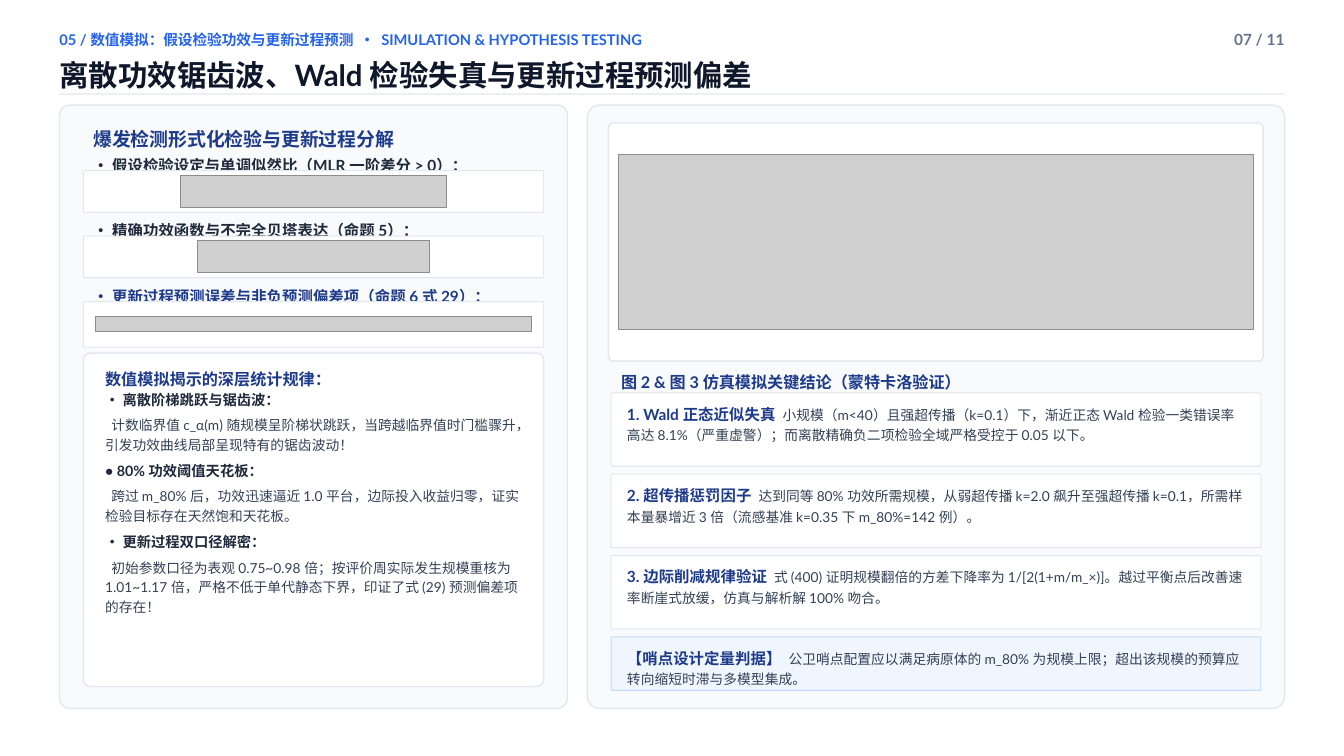
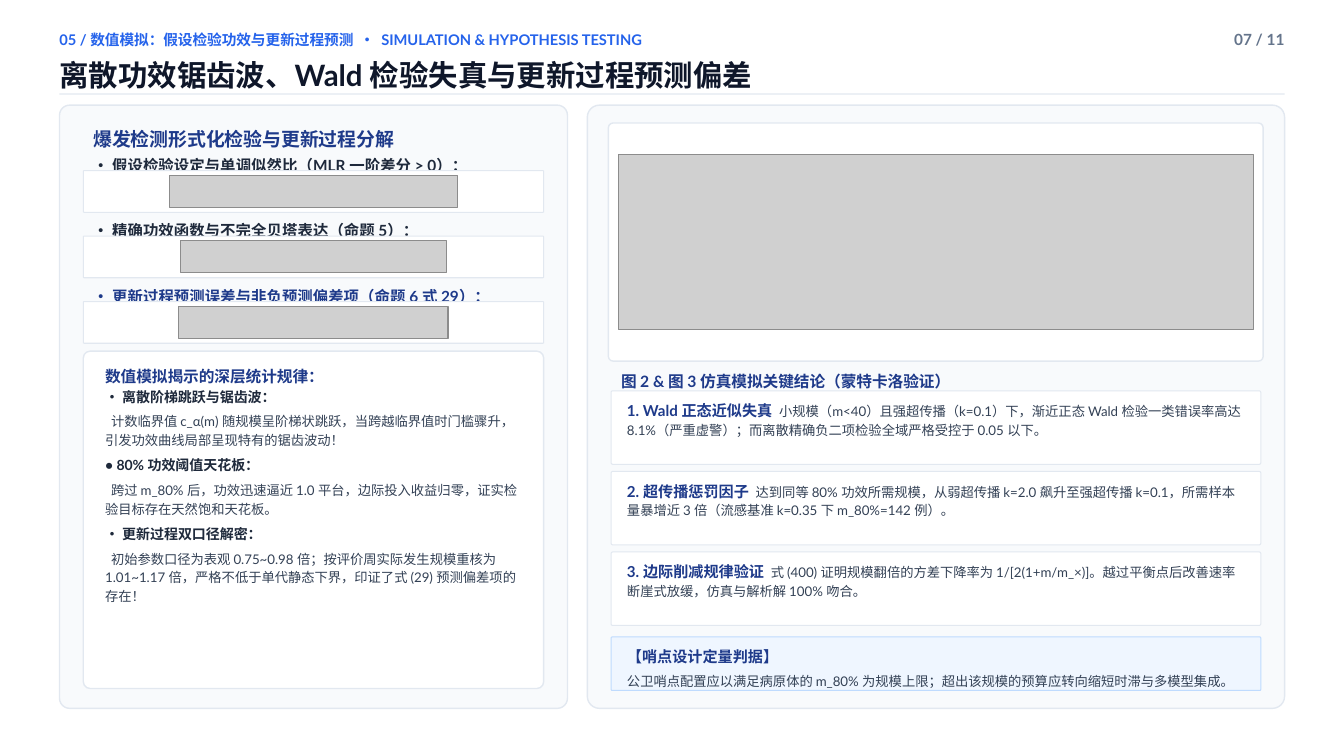
Before and after one commit to wangchi2068/case-count-inference-bottleneck, a slide deck: slide 7 of 学术答辩PPT_简约大气优化版.pptx. Drawn at 1344x756 pixels with LibreOffice and Linux fonts; fonts in the diff are those of the drawing; grey boxes stand for pictures. Boxes give left, top, right and bottom in pixels: in the first picture for what was removed or moved away, otherwise in the second. Text is boxed around its words. In the diff, an @@ line names an element or a change of style, - is before the commit and + after.

```diff
--- a/学术答辩PPT_简约大气优化版.pptx
+++ b/学术答辩PPT_简约大气优化版.pptx
@@ picture: place and size @@
-picture at (180, 175, 447, 208)
+picture at (169, 175, 458, 208)
@@ picture: place and size @@
-picture at (198, 241, 429, 273)
+picture at (180, 241, 446, 273)
@@ rounded rectangle: place and size @@
-rounded rectangle at (84, 301, 544, 347)
+rounded rectangle at (84, 301, 544, 343)
@@ picture: place and size @@
-picture at (95, 317, 531, 332)
+picture at (179, 307, 449, 339)
@@ text "数值模拟揭示的深层统计规律：" at (105, 368, 517, 602): size 11.5 to 11.2 pt in "数值模拟揭示的深层统计规律："; size 10.2 to 10 pt in "• 离散阶梯跳跃与锯齿波：", "• 80% 功效阈值天花板：", "• 更新过程双口径解密："; size 9.8 to 9.5 pt in "计数临界值 c_α(m) 随规模呈阶梯状跳跃，当跨越临界值时门槛骤升，引发功效曲线局部呈现特有的锯齿波动！", "跨过 m_80% 后，功效迅速逼近 1.0 平台，边际投入收益归零，证实检验目标存在天然饱和天花板。", "初始参数口径为表观 0.75~0.98 倍；按评价周实际发生规模重核为 1.01~1.17 倍，严格不低于单代静态下界， ..."; line spacing 1.2 to 1.18 @@
@@ text "图 2 & 图 3 ..." at (621, 371, 950, 392): size 11.5 to 11.2 pt @@
@@ text "1. Wald 正态近似失真 小规模（m<40）且强超传播（k=0.1）下，渐近正态 Wald ..." at (627, 403, 1241, 437): size 11 to 10.8 pt in "1. Wald 正态近似失真"; size 9.8 to 9.5 pt in "小规模（m<40）且强超传播（k=0.1）下，渐近正态 Wald 检验一类错误率高达 8.1%（严重虚警）；而离散精确负 ..."; line spacing 1.22 to 1.15 @@
@@ text "2. 超传播惩罚因子 达到同等 80% 功效所需规模，从弱超传播 ..." at (627, 484, 1235, 517): size 11 to 10.8 pt in "2. 超传播惩罚因子"; size 9.8 to 9.5 pt in "达到同等 80% 功效所需规模，从弱超传播 k=2.0 飙升至强超传播 k=0.1，所需样本量暴增近 3 ..."; line spacing 1.22 to 1.15 @@
@@ text "3. 边际削减规律验证 式 (400) 证明规模翻倍的方差下降率为 ..." at (627, 564, 1235, 597): size 11 to 10.8 pt in "3. 边际削减规律验证"; size 9.8 to 9.5 pt in "式 (400) 证明规模翻倍的方差下降率为 1/[2(1+m/m_×)]。越过平衡点后改善速率断崖式放缓，仿真与解析解  ..."; line spacing 1.22 to 1.15 @@
@@ text at (627, 649, 1234, 688): text changed; size 9.8 to 9.5 pt @@
-【哨点设计定量判据】 公卫哨点配置应以满足病原体的 m_80% 为规模上限；超出该规模的预算应转向缩短时滞与多模型集成。
+【哨点设计定量判据】
+公卫哨点配置应以满足病原体的 m_80% 为规模上限；超出该规模的预算应转向缩短时滞与多模型集成。
```
Also in this commit, not shown: 8 other slides changed, 25 other files.
